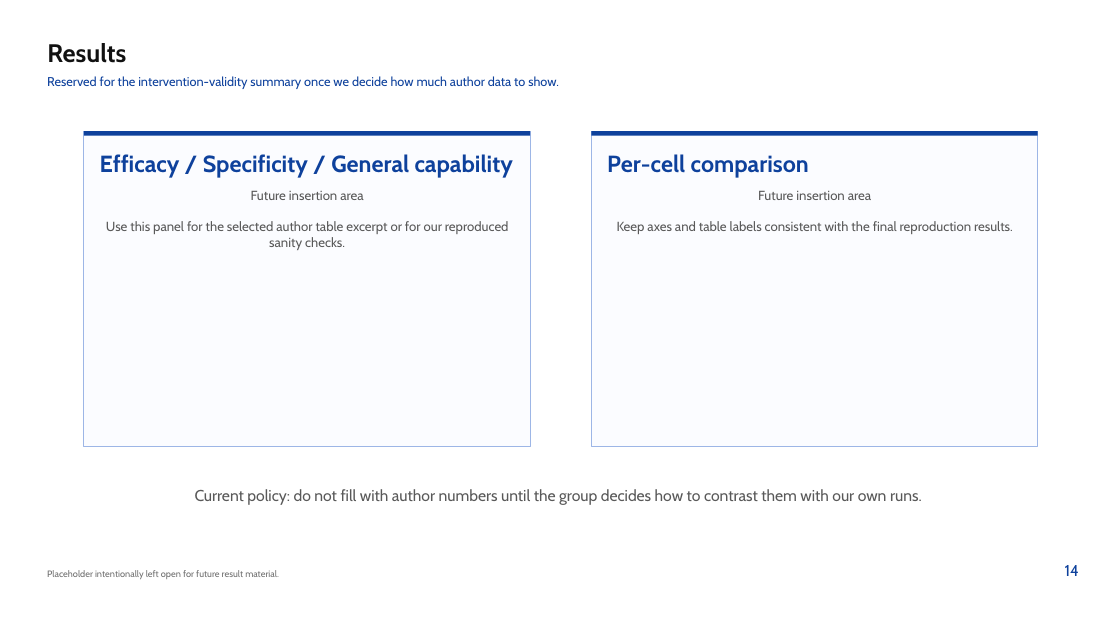
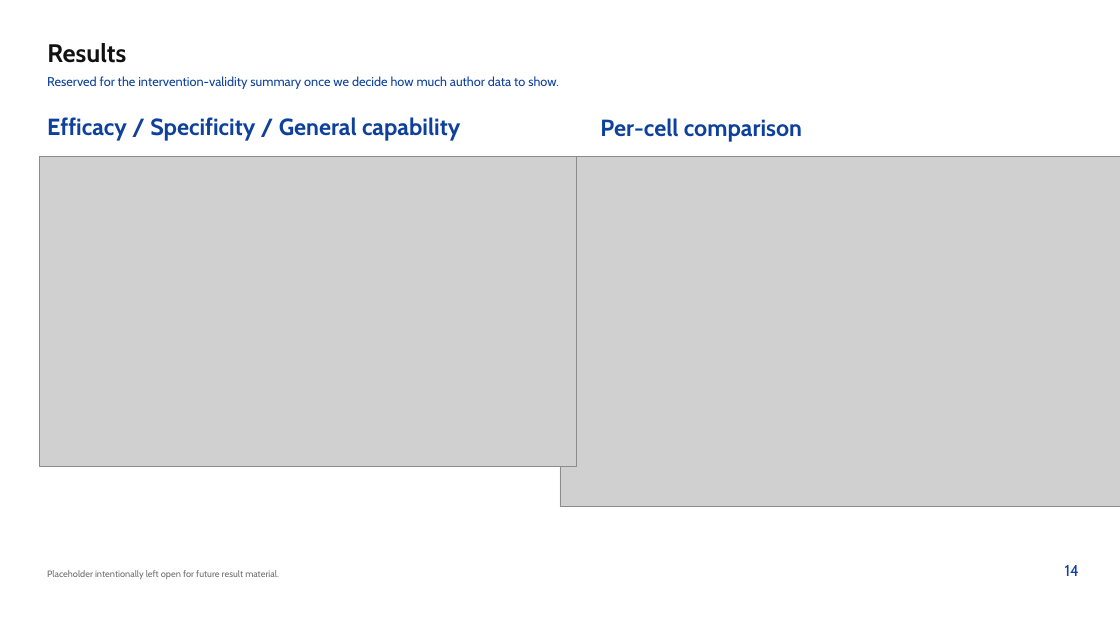
Before and after one commit to kiangyeeo/parametric-faithfulness, a slide deck: slide 15 of presentation/parametric-faithfulness.pptx. Drawn at 1120x630 pixels with LibreOffice and Linux fonts; fonts in the diff are those of the drawing; grey boxes stand for pictures. Boxes give left, top, right and bottom in pixels: in the first picture for what was removed or moved away, otherwise in the second. Text is boxed around its words. In the diff, an @@ line names an element or a change of style, - is before the commit and + after.

Commit message:
slides modified

```diff
--- a/presentation/parametric-faithfulness.pptx
+++ b/presentation/parametric-faithfulness.pptx
@@ text "Efficacy / Specificity / General ...": place and size @@
-text "Efficacy / Specificity / General ..." at [100, 154, 513, 178]
+text "Efficacy / Specificity / General ..." at [47, 117, 460, 141]
@@ text "Per-cell comparison": place and size @@
-text "Per-cell comparison" at [607, 154, 809, 178]
+text "Per-cell comparison" at [600, 118, 802, 142]
@@ rectangle removed at [84, 131, 530, 446] @@
@@ rectangle removed at [84, 131, 530, 135] @@
@@ rectangle removed at [592, 131, 1038, 446] @@
@@ rectangle removed at [592, 131, 1038, 135] @@
@@ picture added at [39, 157, 577, 466] @@
@@ picture added at [560, 157, 1120, 507] @@
@@ text removed at [106, 191, 509, 250] @@
-Future insertion area
-Use this panel for the selected author table excerpt or for our reproduced sanity checks.
@@ text removed at [617, 191, 1013, 234] @@
-Future insertion area
-Keep axes and table labels consistent with the final reproduction results.
@@ text removed at [195, 489, 922, 505] @@
-Current policy: do not fill with author numbers until the group decides how to contrast them with our own runs.
```
Also in this commit, not shown: 2 other slides changed, 1 slide added, 2 other files.
